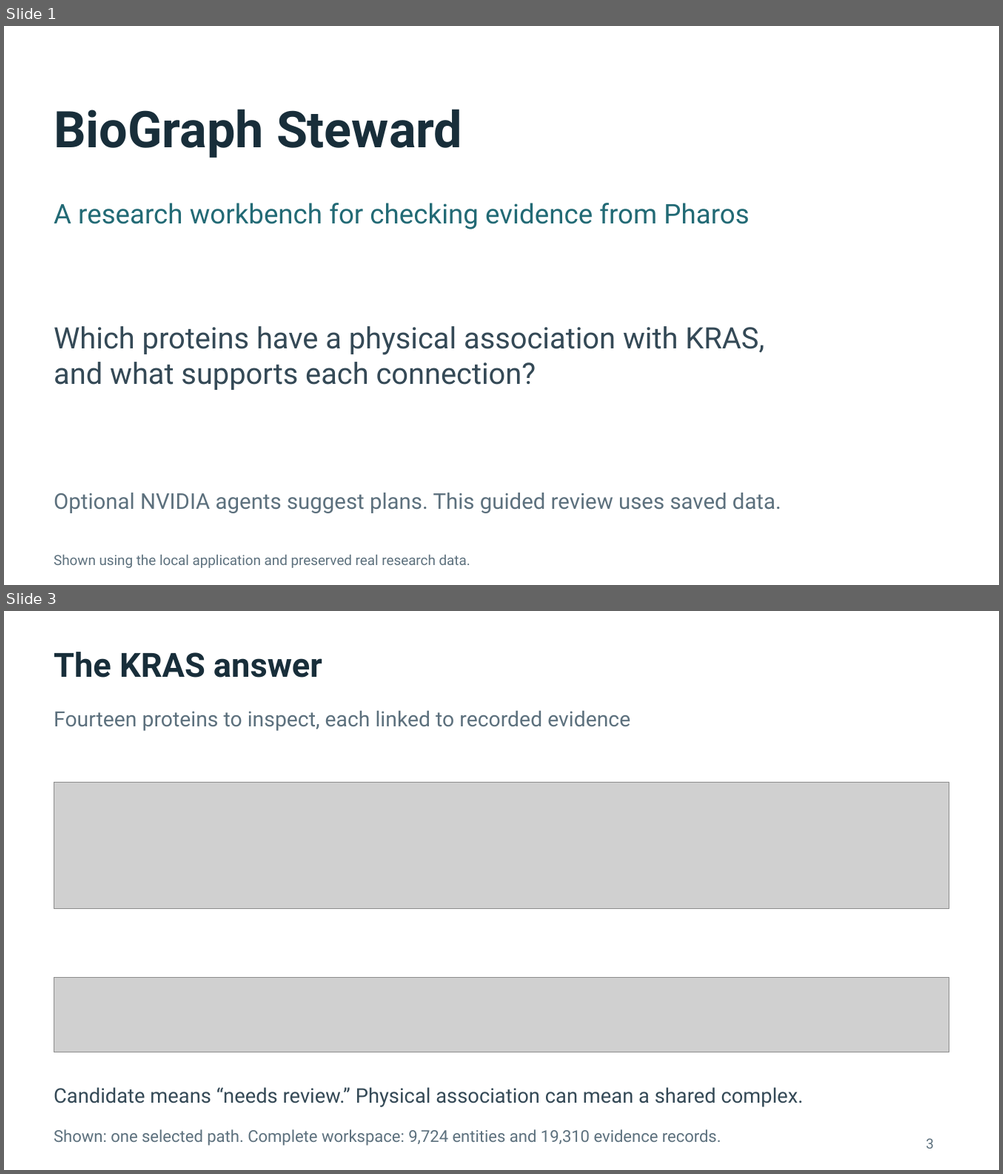
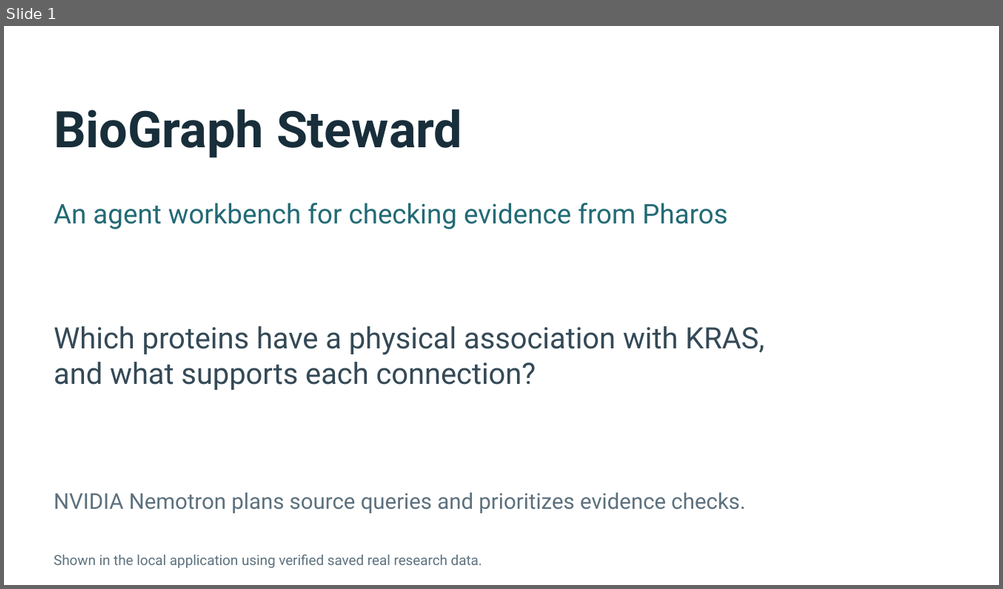
Before and after one commit to mdomagalski/biograph-steward, a slide deck: output/presentations/BioGraph_Steward_Overview.pptx. Shown one above the other, each under a label of ours: slides 1 and 3 before the commit, slide 1 after it; the slides between them are not shown. The pictures are 1003x1174 and 1003x589 pixels, drawn with LibreOffice and Linux fonts; fonts in the diff are those of the drawing; grey boxes stand for pictures. Boxes give left, top, right and bottom in pixels: in the first picture for what was removed or moved away, otherwise in the second. Text is boxed around its words. In the diff, an @@ line names an element or a change of style, - is before the commit and + after.

Commit message:
Deliver source-agent reviewer workflow, demo and team guide

```diff
--- a/output/presentations/BioGraph_Steward_Overview.pptx
+++ b/output/presentations/BioGraph_Steward_Overview.pptx
@@ slide 3 removed at (4,611,999,1170), background #FFFFFF @@
@@ text removed at (54,652,322,678) @@
-The KRAS answer
@@ text removed at (54,711,630,731) @@
-Fourteen proteins to inspect, each linked to recorded evidence
@@ picture removed at (54,783,949,908) @@
@@ picture removed at (54,978,949,1053) @@
@@ text removed at (54,1088,803,1108) @@
-Candidate means “needs review.” Physical association can mean a shared complex.
@@ text removed at (54,1130,721,1146) @@
-Shown: one selected path. Complete workspace: 9,724 entities and 19,310 evidence records.
@@ text removed at (925,1139,933,1149) @@
-3
@@ slide 1 changed as well @@
@@ text at (54,203,727,230): text changed @@
-A research workbench for checking evidence from Pharos
+An agent workbench for checking evidence from Pharos
@@ text at (54,493,745,514): text changed @@
-Optional NVIDIA agents suggest plans. This guided review uses saved data.
+NVIDIA Nemotron plans source queries and prioritizes evidence checks.
@@ text at (54,554,482,568): text changed @@
-Shown using the local application and preserved real research data.
+Shown in the local application using verified saved real research data.
```
Also in this commit, not shown: 5 other slides changed, 1 slide added, 39 other files.
